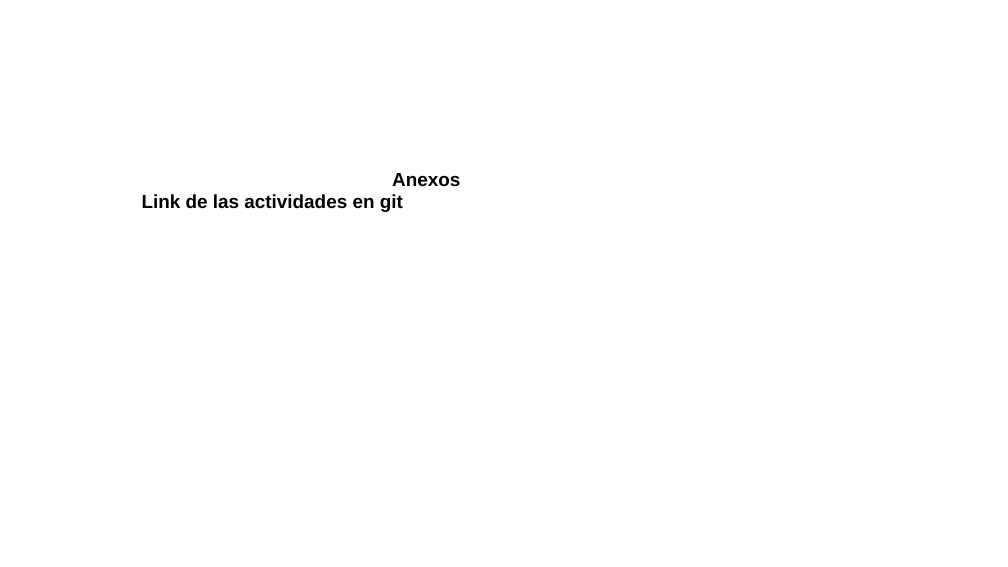
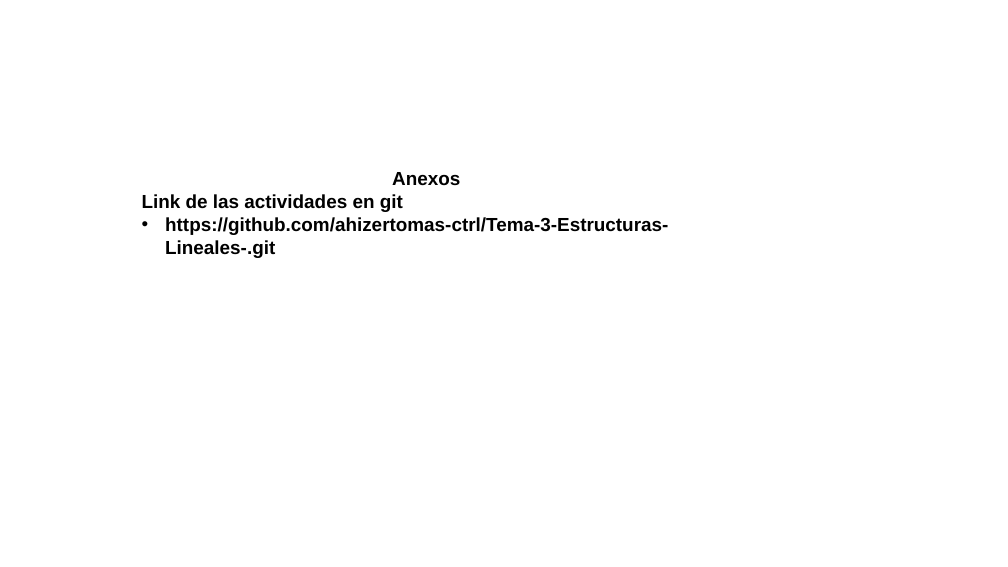
Before and after one commit to ahizertomas-ctrl/Tema-3-Estructuras-Lineales-, a slide deck: slide 18 of Actividad 3.2_Reporte de Practica_AhizerTomas_ED_3ISC.pptx. Drawn at 1008x567 pixels with LibreOffice and Linux fonts; fonts in the diff are those of the drawing. Boxes give left, top, right and bottom in pixels: in the first picture for what was removed or moved away, otherwise in the second. Text is boxed around its words. In the diff, an @@ line names an element or a change of style, - is before the commit and + after.

Commit message:
Describe el cambio realizado

```diff
--- a/Actividad 3.2_Reporte de Practica_AhizerTomas_ED_3ISC.pptx
+++ b/Actividad 3.2_Reporte de Practica_AhizerTomas_ED_3ISC.pptx
@@ text at (165,217,668,258): paragraph added @@
+• https://github.com/ahizertomas-ctrl/Tema-3-Estructuras-Lineales-.git
```
